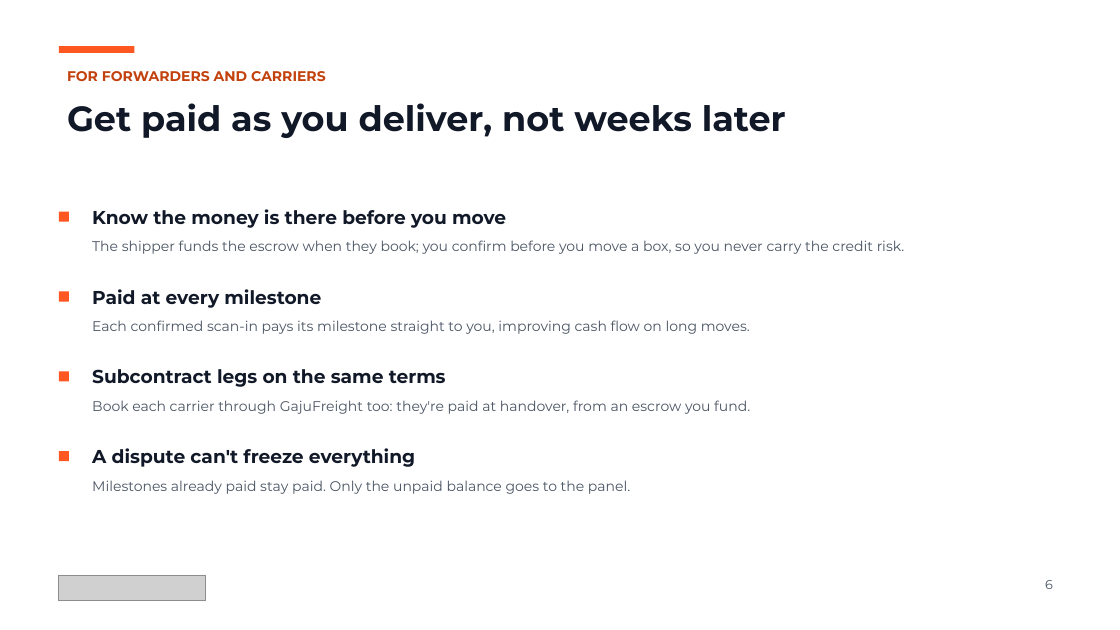
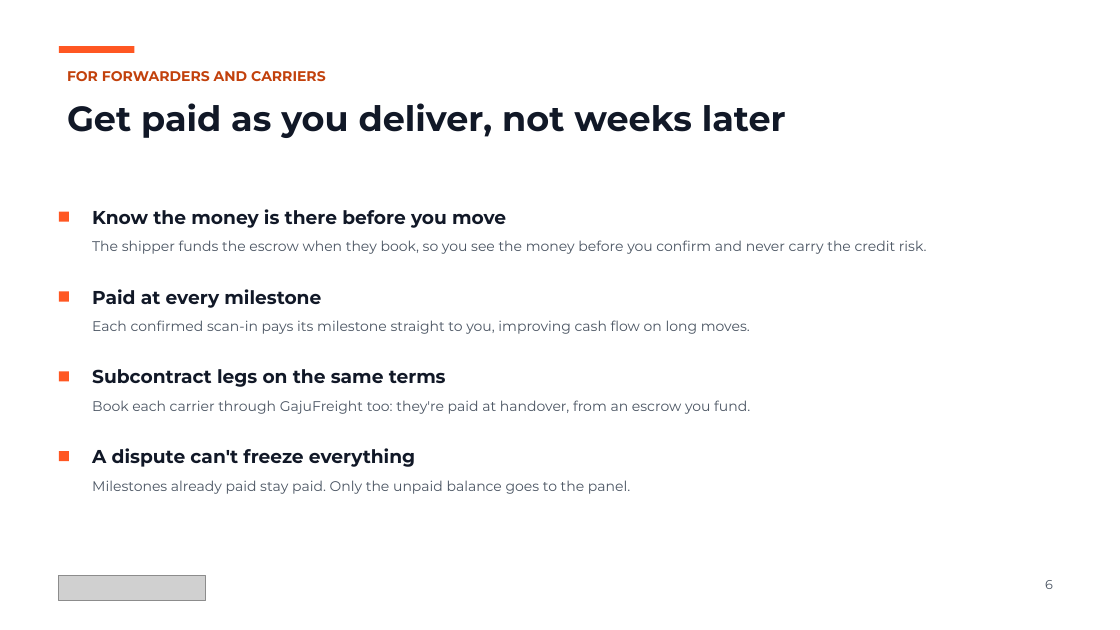
Before and after one commit to shanepreater/gajufreight, a slide deck: slide 6 of docs/pitch/gajufreight-pitch-deck.pptx. Drawn at 1120x630 pixels with LibreOffice and Linux fonts; fonts in the diff are those of the drawing; grey boxes stand for pictures. Boxes give left, top, right and bottom in pixels: in the first picture for what was removed or moved away, otherwise in the second. Text is boxed around its words. In the diff, an @@ line names an element or a change of style, - is before the commit and + after.

```diff
--- a/docs/pitch/gajufreight-pitch-deck.pptx
+++ b/docs/pitch/gajufreight-pitch-deck.pptx
@@ text at (x1=92, y1=240, x2=927, y2=254): text changed @@
-The shipper funds the escrow when they book; you confirm before you move a box, so you never carry the credit risk.
+The shipper funds the escrow when they book, so you see the money before you confirm and never carry the credit risk.
```
Also in this commit, not shown: 3 other slides changed, 3 other files.
